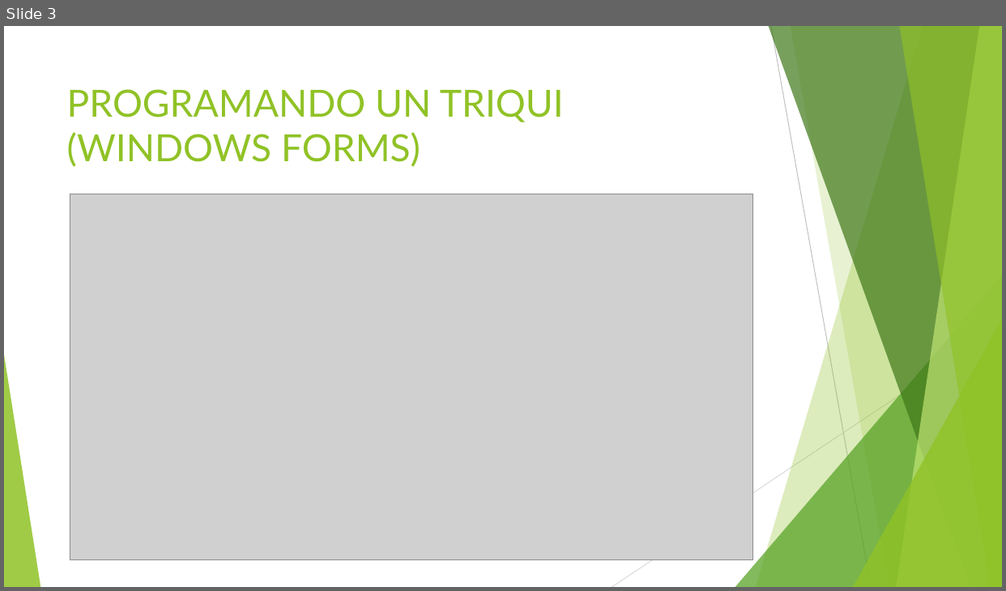
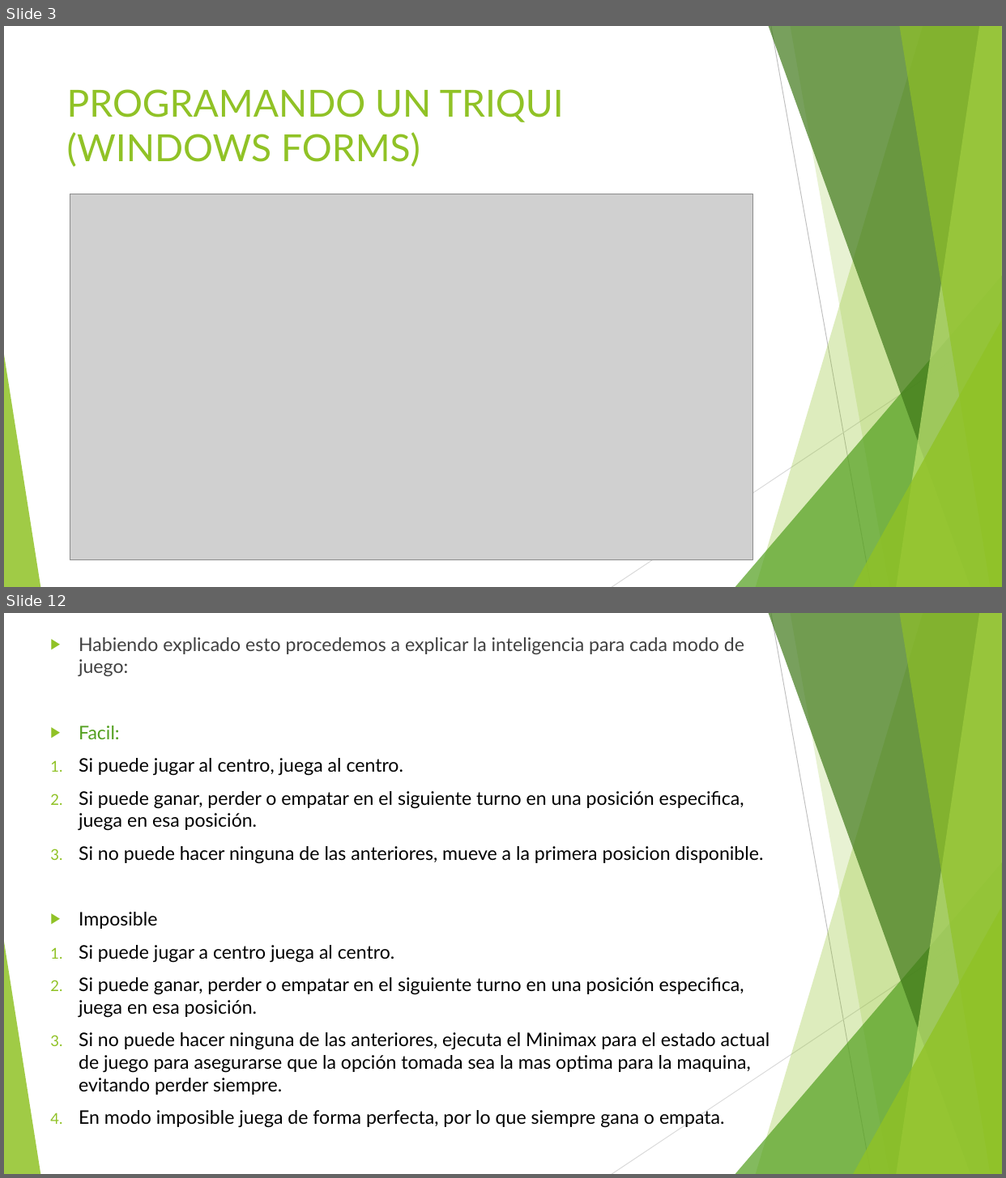
Before and after one commit to Diuke/TicTacToe, a slide deck: Research/Triqui Presentation.pptx. Shown one above the other, each under a label of ours: slide 3 before the commit, slides 3 and 12 after it; the slides between them are not shown. The pictures are 1006x591 and 1006x1178 pixels, drawn with LibreOffice and Linux fonts; fonts in the diff are those of the drawing; grey boxes stand for pictures. Boxes give left, top, right and bottom in pixels: in the first picture for what was removed or moved away, otherwise in the second. Text is boxed around its words. In the diff, an @@ line names an element or a change of style, - is before the commit and + after.

```diff
--- a/Research/Triqui Presentation.pptx
+++ b/Research/Triqui Presentation.pptx
@@ slide 12 added at <box>4,613,1002,1174</box>, background #FFFFFF; not listed: 10 template elements that a slide beside it also shows @@
@@ text added at <box>79,637,770,1128</box>, 18 pt, text #000000 @@
+▶ Habiendo explicado esto procedemos a explicar la inteligencia para cada modo de juego:
+▶ Facil:
+1. Si puede jugar al centro, juega al centro.
+2. Si puede ganar, perder o empatar en el siguiente turno en una posición especifica, juega en esa posición.
+3. Si no puede hacer ninguna de las anteriores, mueve a la primera posicion disponible.
+▶ Imposible
+1. Si puede jugar a centro juega al centro.
+2. Si puede ganar, perder o empatar en el siguiente turno en una posición especifica, juega en esa posición.
+3. Si no puede hacer ninguna de las anteriores, ejecuta el Minimax para el estado actual de juego para asegurarse que la opción tomada sea la mas optima para la maquina, evitando perder siempre.
+4. En modo imposible juega de forma perfecta, por lo que siempre gana o empata.
```
Also in this commit, not shown: 1 slide changed, 9 other slides added, 13 other files.
